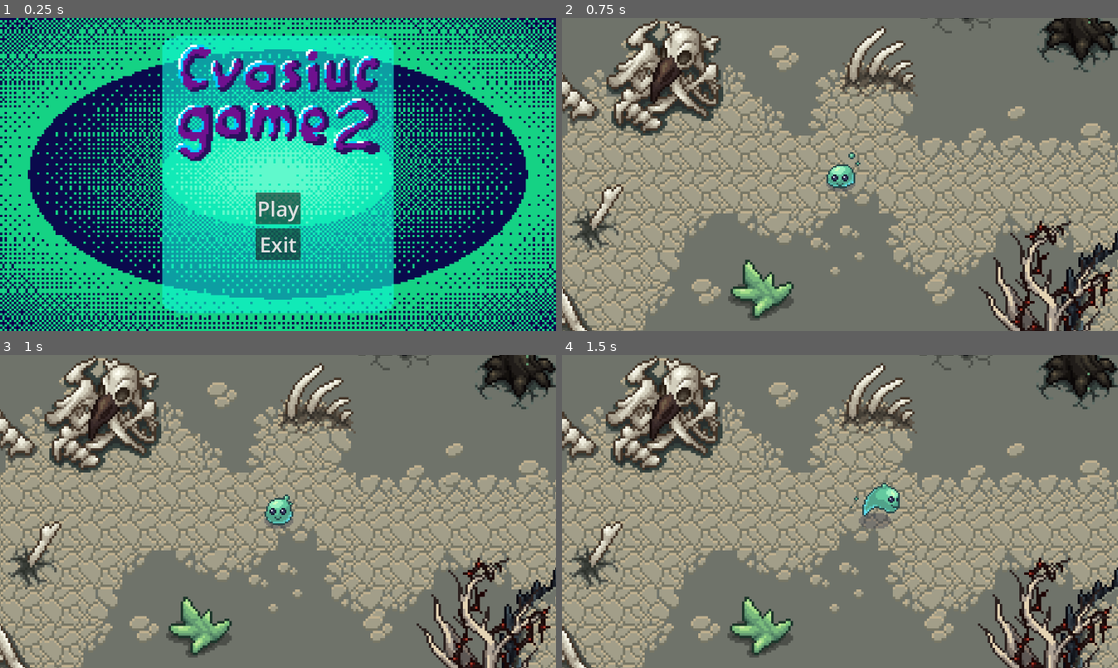
Above: before the commit, frames 1-4 (two rows, left to right).
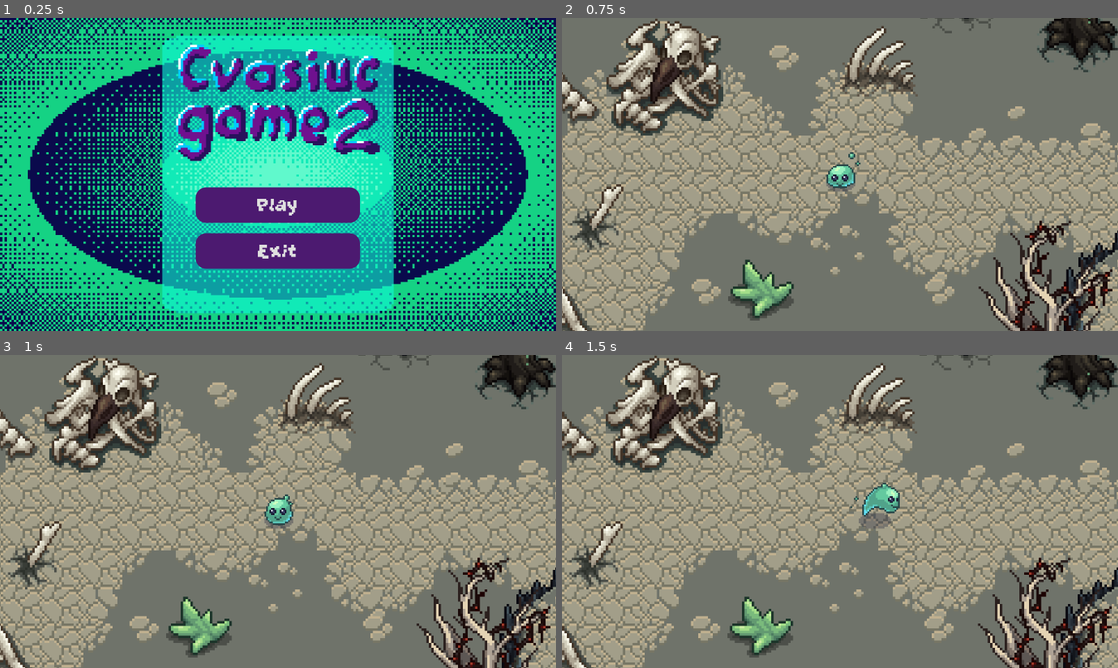
Above: after the commit, the same moments.

Repository: tukaram40k/sandbox-game
Game: Godot game, scene res://scenes/main_menu.tscn
The game is run twice, just before and just after one commit, with the same random seed, the same clock (stepped at 60 frames per second) and the same inputs.
Inputs:
- Up to frame 1 (0.25 s): no input
- Up to frame 2 (0.75 s): click "Play" at 0.5 s
- Up to frame 3 (1 s): no input
- Up to frame 4 (1.5 s): hold D (run_right) from 1.28 s (still down)

The runs differ from the first frame. In frame 1, 6.8% of the frame differs, in the area x 35-65%, y 54-81%; in frame 2, nothing differs; in frame 3, nothing differs; in frame 4, nothing differs.

Commit message:
added main menu buttons

Diff:
--- a/scenes/main_menu.tscn
+++ b/scenes/main_menu.tscn
@@ -1,10 +1,32 @@
-[gd_scene load_steps=4 format=3 uid="uid://drjnp011ld15k"]
+[gd_scene load_steps=8 format=3 uid="uid://drjnp011ld15k"]
 
 [ext_resource type="Script" path="res://scripts/main_menu.gd" id="1_ft7dg"]
 [ext_resource type="Texture2D" uid="uid://cvju4hjnwwrhj" path="res://assets/background2.png" id="2_1pcec"]
+[ext_resource type="FontFile" uid="uid://cpgnfdei7jth5" path="res://fonts/GrapeSoda.ttf" id="3_j27pq"]
 
 [sub_resource type="StyleBoxTexture" id="StyleBoxTexture_6fxm2"]
 texture = ExtResource("2_1pcec")
+
+[sub_resource type="StyleBoxFlat" id="StyleBoxFlat_1ul83"]
+bg_color = Color(0.2445, 0.0828, 0.36, 1)
+corner_radius_top_left = 30
+corner_radius_top_right = 30
+corner_radius_bottom_right = 30
+corner_radius_bottom_left = 30
+
+[sub_resource type="StyleBoxFlat" id="StyleBoxFlat_hhscr"]
+bg_color = Color(0.363172, 0.0403792, 0.377428, 1)
+corner_radius_top_left = 30
+corner_radius_top_right = 30
+corner_radius_bottom_right = 30
+corner_radius_bottom_left = 30
+
+[sub_resource type="StyleBoxFlat" id="StyleBoxFlat_tbmns"]
+bg_color = Color(0.298833, 0.1012, 0.44, 1)
+corner_radius_top_left = 30
+corner_radius_top_right = 30
+corner_radius_bottom_right = 30
+corner_radius_bottom_left = 30
 
 [node name="MainMenu" type="Control"]
 layout_mode = 3
@@ -24,37 +46,40 @@
 grow_vertical = 2
 theme_override_styles/panel = SubResource("StyleBoxTexture_6fxm2")
 
-[node name="StartButton" type="Button" parent="."]
+[node name="VBoxContainer" type="VBoxContainer" parent="."]
 layout_mode = 1
-anchors_preset = 8
-anchor_left = 0.5
-anchor_top = 0.5
-anchor_right = 0.5
-anchor_bottom = 0.5
-offset_left = -64.5
-offset_top = 52.0
-offset_right = 64.5
-offset_bottom = 143.0
+anchors_preset = -1
+anchor_left = 0.352
+anchor_top = 0.541
+anchor_right = 0.648
+anchor_bottom = 0.801
+offset_left = 0.299927
+offset_top = 0.100006
+offset_right = -0.300049
+offset_bottom = 0.0999756
 grow_horizontal = 2
 grow_vertical = 2
-theme_override_font_sizes/font_size = 60
+theme_override_constants/separation = 30
+
+[node name="StartButton" type="Button" parent="VBoxContainer"]
+layout_mode = 2
+size_flags_vertical = 3
+theme_override_fonts/font = ExtResource("3_j27pq")
+theme_override_font_sizes/font_size = 70
+theme_override_styles/hover = SubResource("StyleBoxFlat_1ul83")
+theme_override_styles/pressed = SubResource("StyleBoxFlat_hhscr")
+theme_override_styles/normal = SubResource("StyleBoxFlat_tbmns")
 text = "Play"
 
-[node name="ExitButton" type="Button" parent="."]
-layout_mode = 1
-anchors_preset = 8
-anchor_left = 0.5
-anchor_top = 0.5
-anchor_right = 0.5
-anchor_bottom = 0.5
-offset_left = -64.5
-offset_top = 154.5
-offset_right = 64.5
-offset_bottom = 245.5
-grow_horizontal = 2
-grow_vertical = 2
-theme_override_font_sizes/font_size = 60
+[node name="ExitButton" type="Button" parent="VBoxContainer"]
+layout_mode = 2
+size_flags_vertical = 3
+theme_override_fonts/font = ExtResource("3_j27pq")
+theme_override_font_sizes/font_size = 70
+theme_override_styles/hover = SubResource("StyleBoxFlat_1ul83")
+theme_override_styles/pressed = SubResource("StyleBoxFlat_hhscr")
+theme_override_styles/normal = SubResource("StyleBoxFlat_tbmns")
 text = "Exit"
 
-[connection signal="pressed" from="StartButton" to="." method="_on_start_button_pressed"]
-[connection signal="pressed" from="ExitButton" to="." method="_on_exit_button_pressed"]
+[connection signal="pressed" from="VBoxContainer/StartButton" to="." method="_on_start_button_pressed"]
+[connection signal="pressed" from="VBoxContainer/ExitButton" to="." method="_on_exit_button_pressed"]
